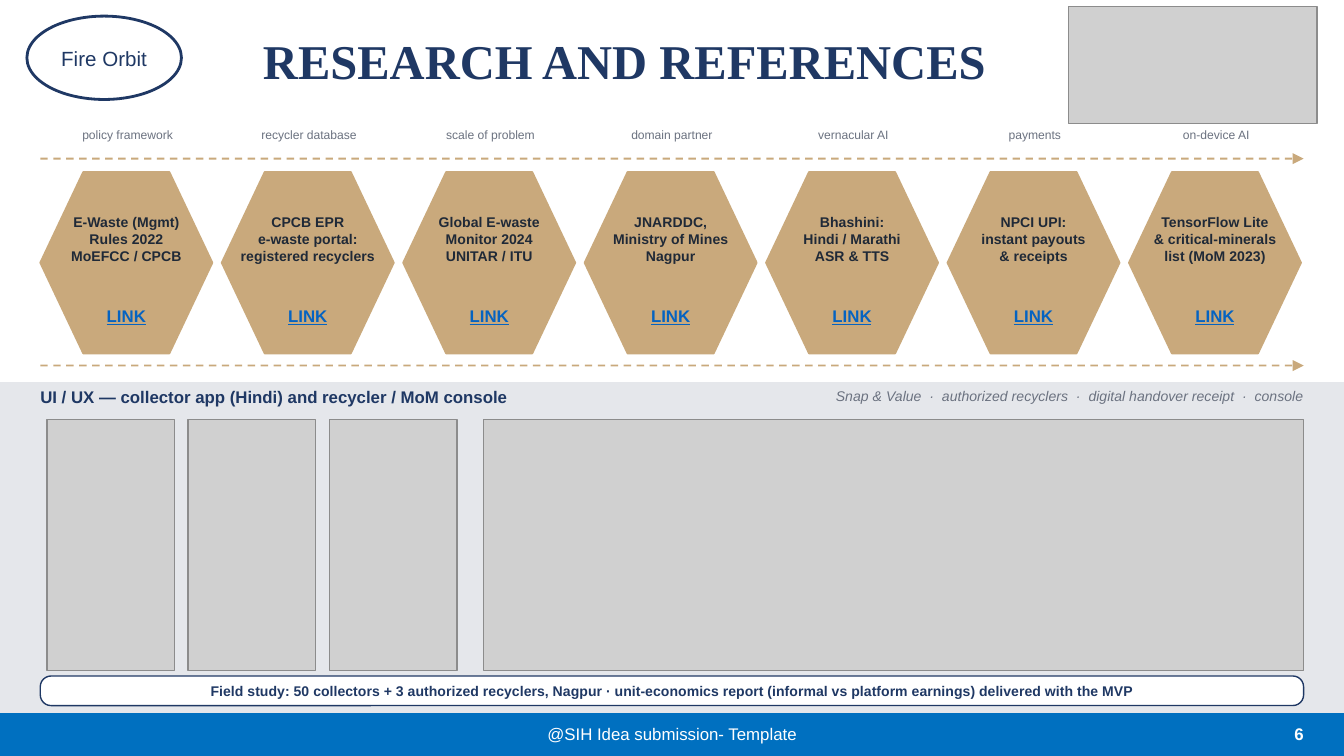
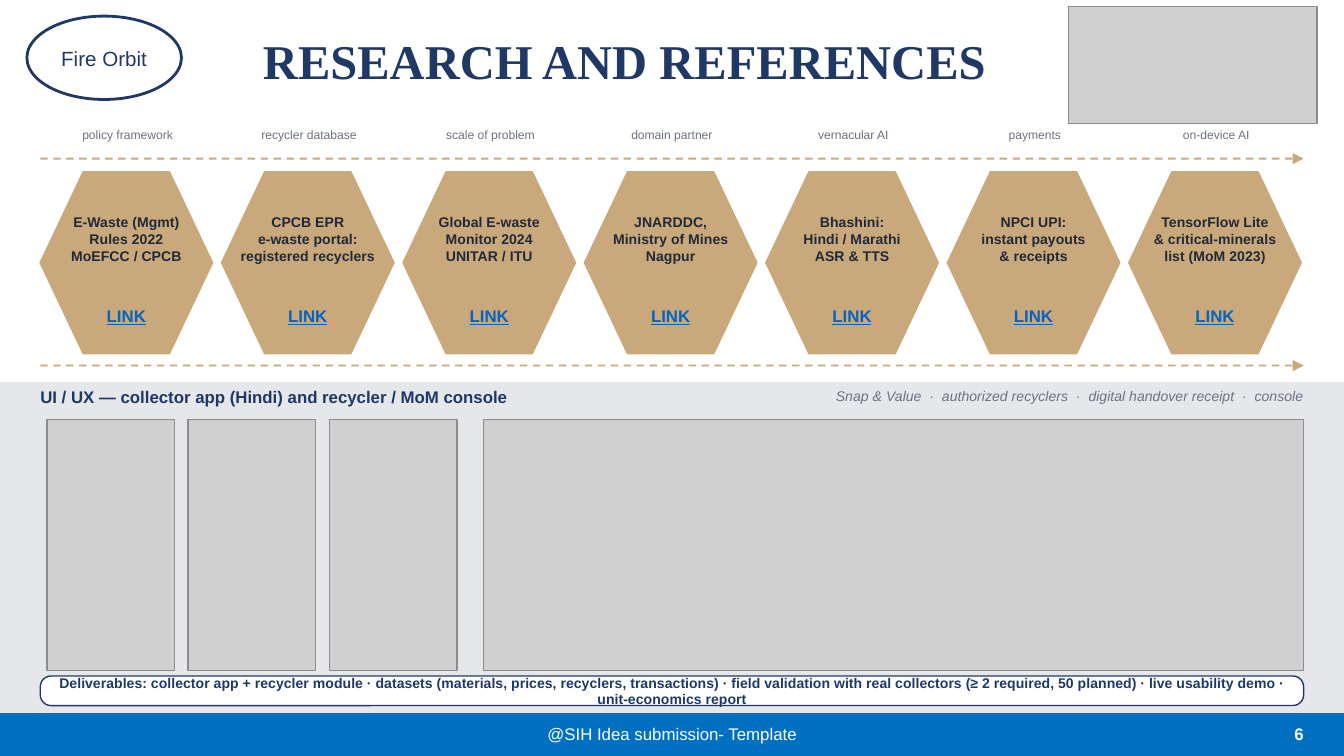
Before and after one commit to rahulskandagal/thermal-sentinel, a slide deck: slide 6 of docs/FireOrbit_SIH26229_KabadiwalaConnect.pptx. Drawn at 1344x756 pixels with LibreOffice and Linux fonts; fonts in the diff are those of the drawing; grey boxes stand for pictures. Boxes give left, top, right and bottom in pixels: in the first picture for what was removed or moved away, otherwise in the second. Text is boxed around its words. In the diff, an @@ line names an element or a change of style, - is before the commit and + after.

```diff
--- a/docs/FireOrbit_SIH26229_KabadiwalaConnect.pptx
+++ b/docs/FireOrbit_SIH26229_KabadiwalaConnect.pptx
@@ text at (59, 676, 1276, 707): text changed @@
-Field study: 50 collectors + 3 authorized recyclers, Nagpur · unit-economics report (informal vs platform earnings) delivered with the MVP
+Deliverables: collector app + recycler module · datasets (materials, prices, recyclers, transactions) · field validation with real collectors (≥ 2 required, 50 planned) · live usability demo · unit-economics report
```
Also in this commit, not shown: 4 other slides changed, 5 other files.
